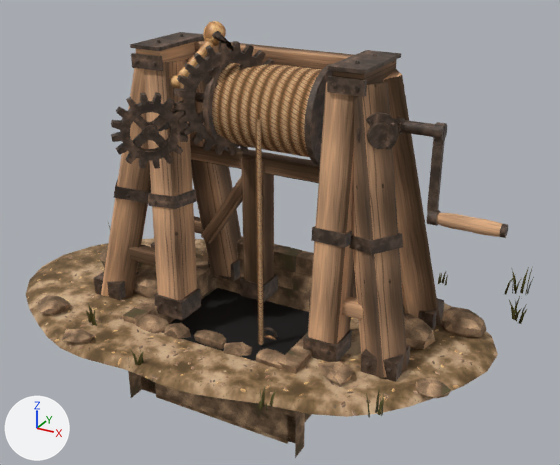
The glTF model godot/project/assets/forest_rescue/props/lf_mechanism_winch_sequence.glb as it was, and as the next commit left it.
Before and after are seen from a camera (50 mm lens) standing at (3.65, -6.63, 4.25) and looking at (-0.15, 0.27, 0.8). Every picture has the same lights, and +X, +Y and +Z are marked at lower left. The picture after the commit comes second. Objects named as collision shapes, trigger or cutter boxes, shadow casters or lower levels of detail are left out. Where no turn or scale is listed for an object, it has been applied to the vertices. Vertices at exactly the same position are counted once.

Objects in the first picture: 'lf_mechanism_winch_sequence_LOD0', 'lf_mechanism_winch_sequence_big_gear_LOD0', 'lf_mechanism_winch_sequence_brake_lever_LOD0', 'lf_mechanism_winch_sequence_crank_LOD0', 'lf_mechanism_winch_sequence_drum_LOD0', 'lf_mechanism_winch_sequence_pinion_LOD0', 'lf_mechanism_winch_sequence_pit_void_LOD0', 'lf_mechanism_winch_sequence_rope_LOD0' and 2 more.
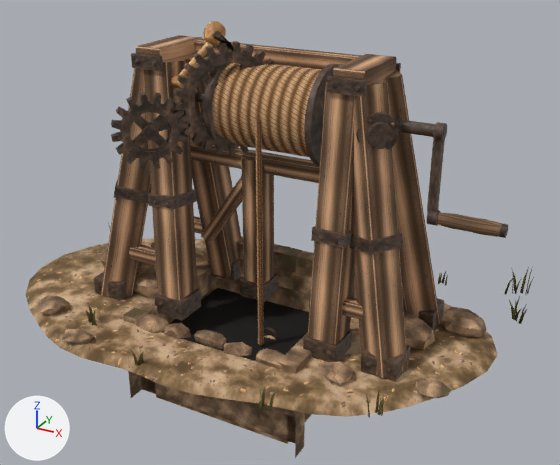
What differs and where, as boxes [x1, y1, x2, y2] in the pictures (560 x 465 px):
'lf_mechanism_winch_sequence_LOD0', reshaped
    before: [26, 32, 534, 458]
    after: [26, 35, 534, 458]
part 1 of me_lf_mechanism_winch_sequence_crank_lod0, surface changed
    both: [393, 118, 508, 238]
part 2 of me_lf_mechanism_winch_sequence_lod0, deleted (brown)
    before: [130, 32, 401, 74]
part 3 of me_lf_mechanism_winch_sequence_lod0, surface changed
    both: [94, 39, 444, 382]
part 4 of me_lf_mechanism_winch_sequence_lod0, recoloured
    both: [94, 39, 444, 383]

The change, as a diff of the scene's bpy script:
```diff
--- a/godot/project/assets/forest_rescue/props/lf_mechanism_winch_sequence.glb.py
+++ b/godot/project/assets/forest_rescue/props/lf_mechanism_winch_sequence.glb.py
@@ me_lf_mechanism_winch_sequence_crank_lod0 @@
 me_lf_mechanism_winch_sequence_crank_lod0.from_pydata(...)  # 220 vertices, 412 faces; spans x 0.0..1.193, y -0.132..0.08, z -0.881..0.08
 # used by ob_lf_mechanism_winch_sequence_crank_lod0; location = (1.155, 0.0, 2.273)
+# me_lf_mechanism_winch_sequence_crank_lod0 part 1: texture (UV) coordinates of 412 of 412 faces, centred in x 0.0..1.193, y -0.129..0.076, z -0.878..0.076, changed; they spanned u -0.45..1.53, v -0.05..0.83 and now span u -0.1..1.88, v 0.0..1.0
 me_lf_mechanism_winch_sequence_crank_lod0.materials.append(mat_lf_mechanism_winch_sequence_iron)
@@ me_lf_mechanism_winch_sequence_lod0 @@
 # used by ob_lf_mechanism_winch_sequence_lod0; location = (0.0, 0.0, 0.0)
-me_lf_mechanism_winch_sequence_lod0.from_pydata(...)  # 2056 vertices, 3035 faces; spans x -3.2..2.46, y -1.74..2.26, z -1.04..2.87
+me_lf_mechanism_winch_sequence_lod0.from_pydata(...)  # 2016 vertices, 2987 faces; spans x -3.2..2.46, y -1.74..2.26, z -1.04..2.82
+# me_lf_mechanism_winch_sequence_lod0 part 2: 6 loose pieces with 56 vertices, spanning x -1.48..1.08, y -0.43..0.43, z 2.81..2.87, are deleted
+# me_lf_mechanism_winch_sequence_lod0 part 3: 1187 kept faces spanning x -2.07..1.67, y -0.74..0.74, z -0.04..2.82 get new texture (UV) coordinates
+# me_lf_mechanism_winch_sequence_lod0 part 4: 2176 kept faces spanning x -3.03..2.37, y -1.74..2.17, z -1.0..2.82 get new vertex colours
+# other edits to the shape of me_lf_mechanism_winch_sequence_lod0 do not show in these pictures
 me_lf_mechanism_winch_sequence_lod0.materials.append(mat_lf_mechanism_winch_sequence_grass)
```
